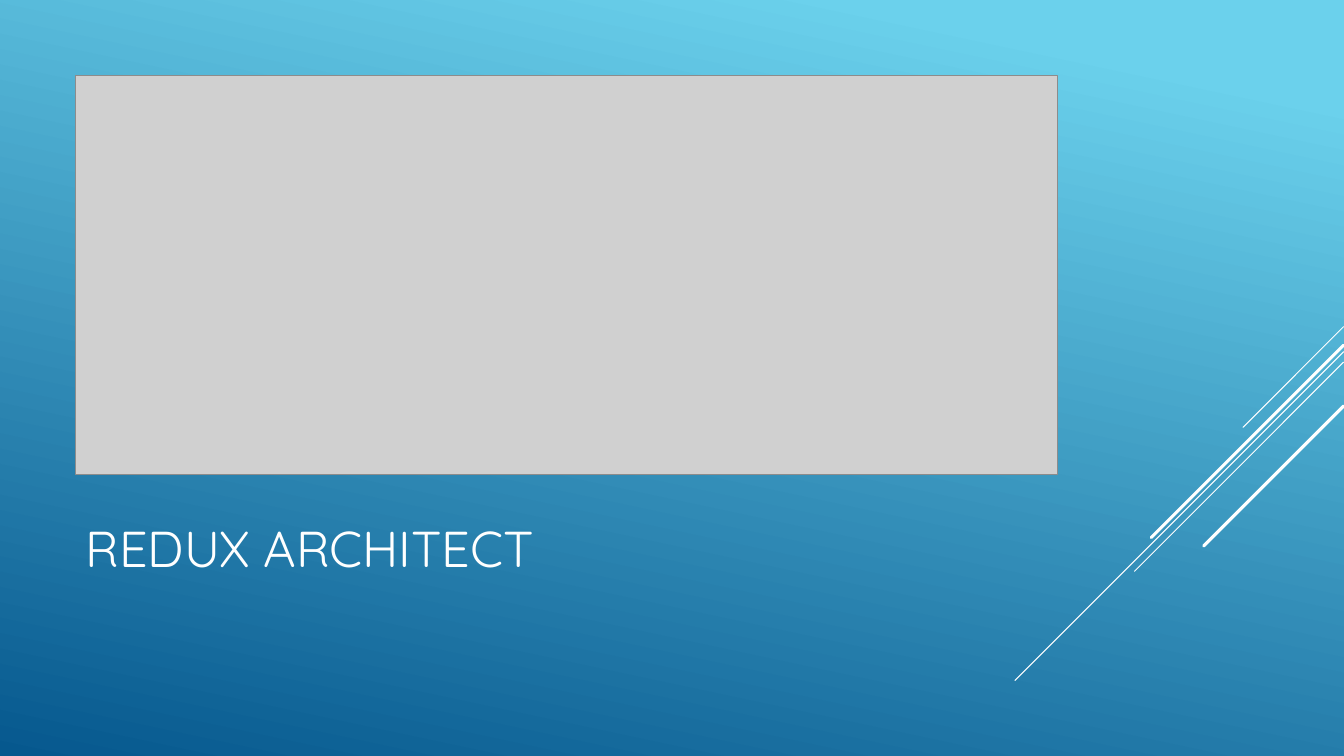
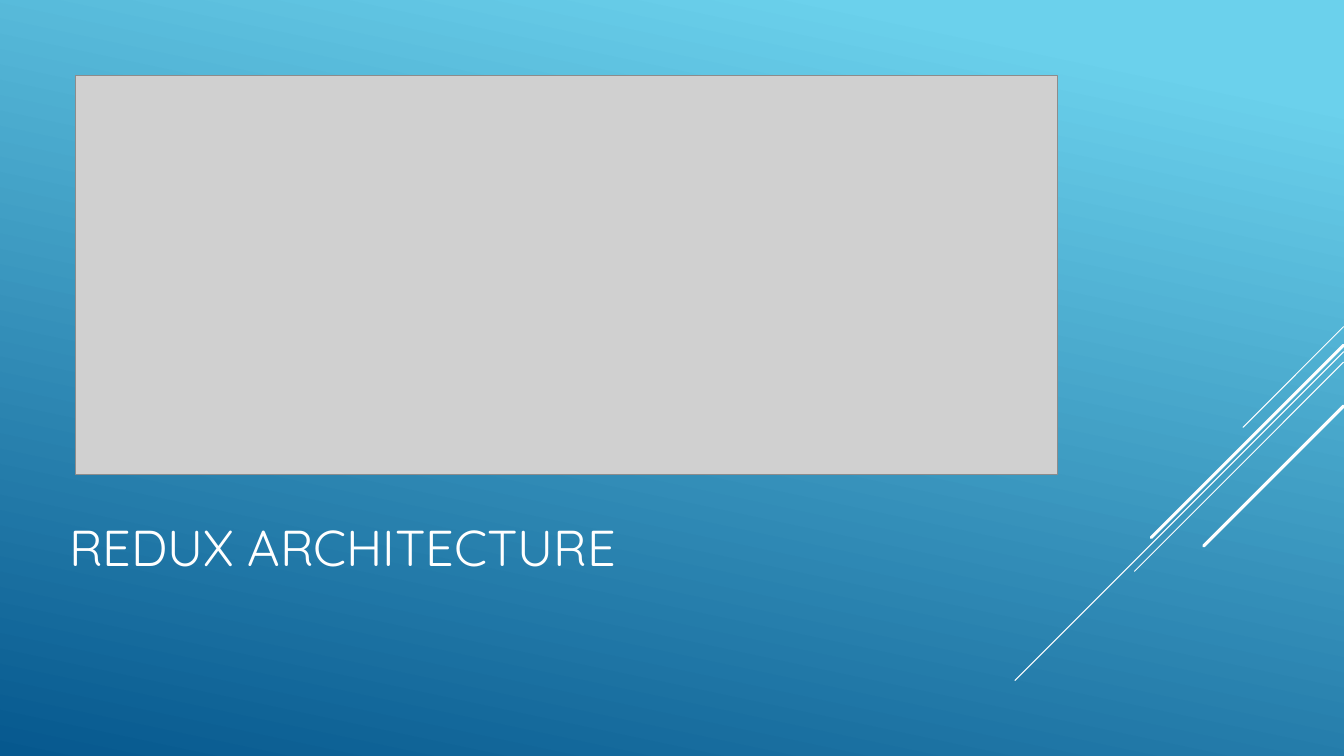
Before and after one commit to ngohungphuc/Presentation, a slide deck: slide 8 of NgRx/Ngrx.pptx. Drawn at 1344x756 pixels with LibreOffice and Linux fonts; fonts in the diff are those of the drawing; grey boxes stand for pictures. Boxes give left, top, right and bottom in pixels: in the first picture for what was removed or moved away, otherwise in the second. Text is boxed around its words. In the diff, an @@ line names an element or a change of style, - is before the commit and + after.

```diff
--- a/NgRx/Ngrx.pptx
+++ b/NgRx/Ngrx.pptx
@@ title at (x1=69, y1=530, x2=615, y2=567): text changed @@
-REDUX ARCHITECT
+REDUX ARCHITECTURE
```
Also in this commit, not shown: 4 other slides changed, 2 slides added, 2 slides removed.
